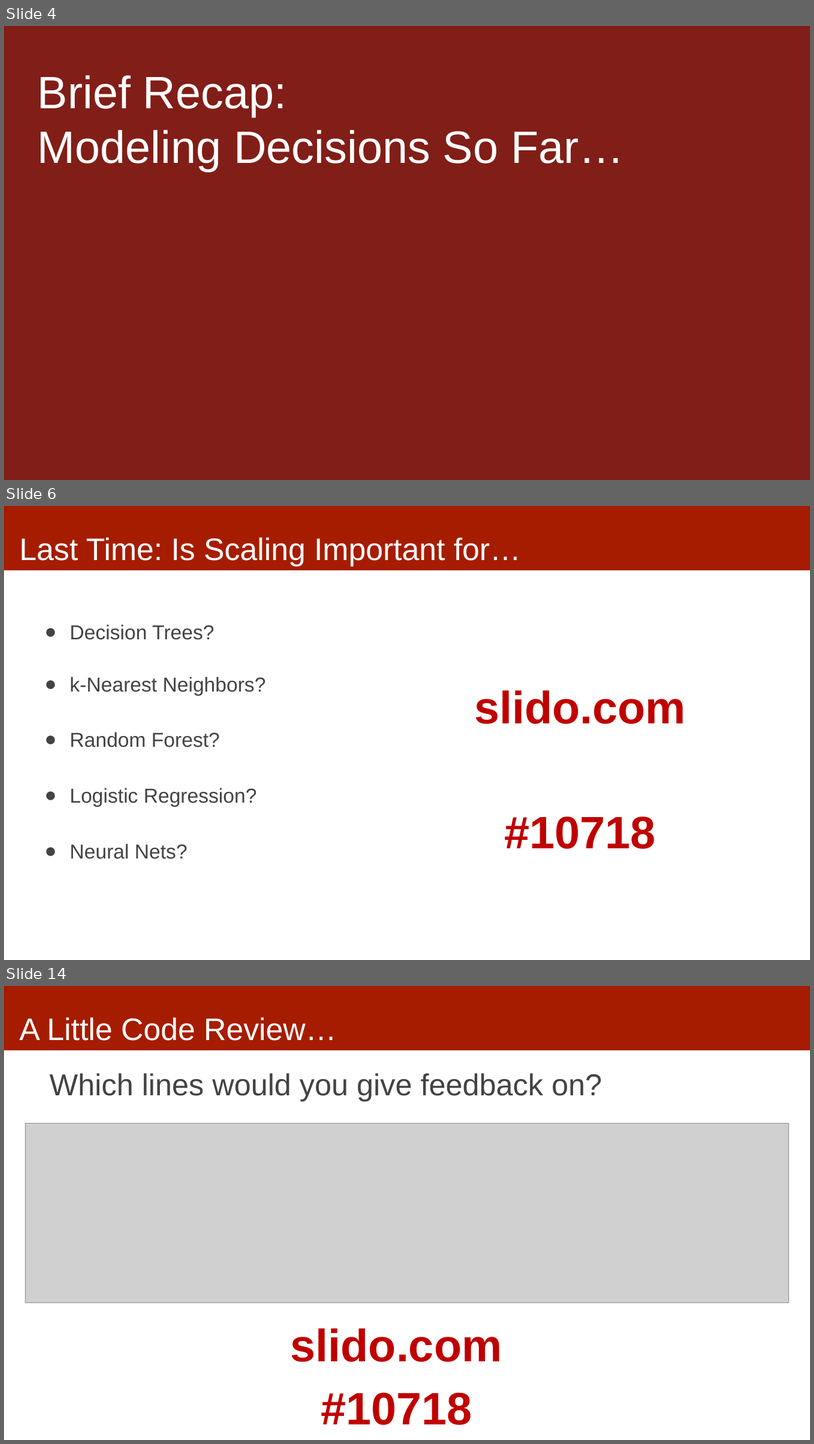
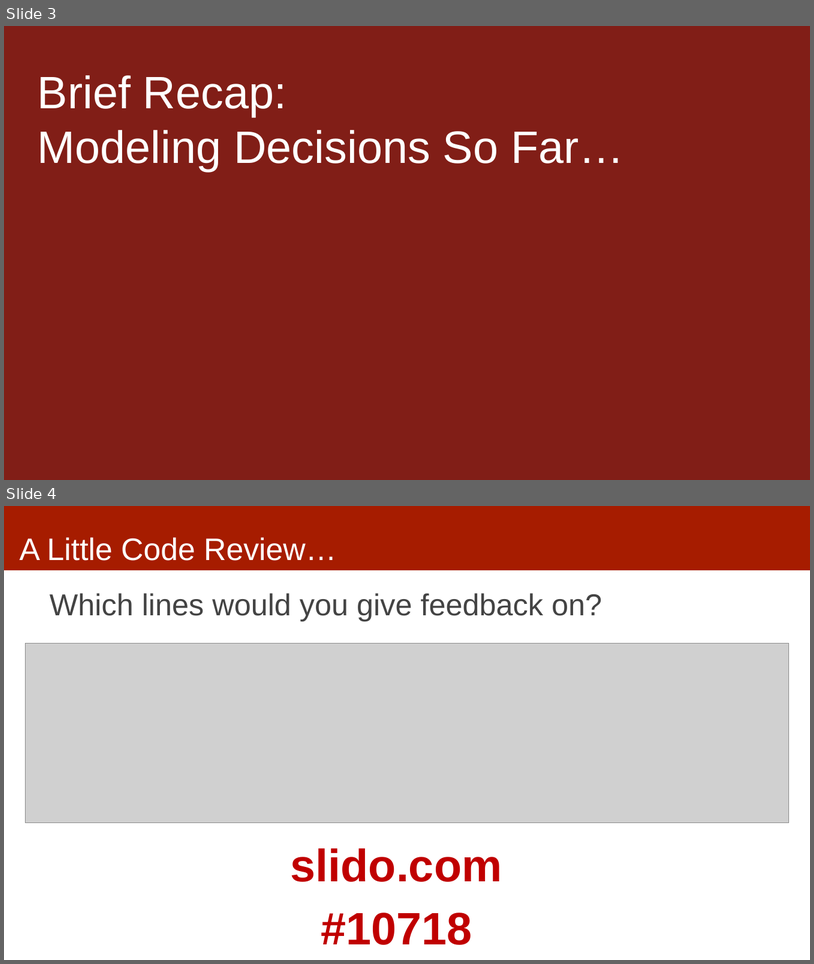
Before and after one commit to dssg/MLinPractice, a slide deck: Lectures/Lecture8-Machine-Learning-Pipelines.pptx. Shown one above the other, each under a label of ours: slides 4, 6 and 14 before the commit, slides 3 and 4 after it; the slides between them are not shown. The pictures are 814x1444 and 814x964 pixels, drawn with LibreOffice and Linux fonts; fonts in the diff are those of the drawing; grey boxes stand for pictures. Boxes give left, top, right and bottom in pixels: in the first picture for what was removed or moved away, otherwise in the second. Text is boxed around its words. In the diff, an @@ line names an element or a change of style, - is before the commit and + after.

```diff
--- a/Lectures/Lecture8-Machine-Learning-Pipelines.pptx
+++ b/Lectures/Lecture8-Machine-Learning-Pipelines.pptx
@@ slide 6 removed at bbox=[4, 506, 810, 960], background #FFFFFF; not listed: 1 template element that a slide beside it also shows @@
@@ title removed at bbox=[20, 537, 521, 567] @@
-Last Time: Is Scaling Important for…
@@ text removed at bbox=[70, 624, 266, 859] @@
-● Decision Trees?
-● k-Nearest Neighbors?
-● Random Forest?
-● Logistic Regression?
-● Neural Nets?
@@ text removed at bbox=[474, 690, 686, 849] @@
-slido.com
-#10718
@@ what was slide 4 is now slide 3 @@
@@ what was slide 14 is now slide 4 @@
```
Also in this commit, not shown: 2 slides changed, 2 slides added, 9 other slides removed, 1 other file.
